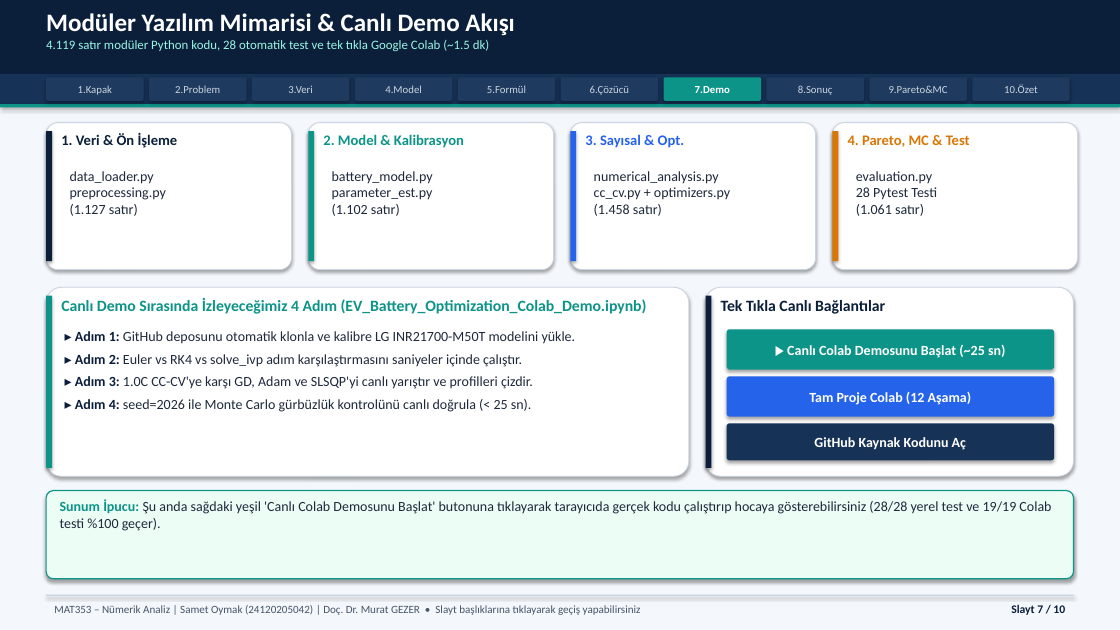
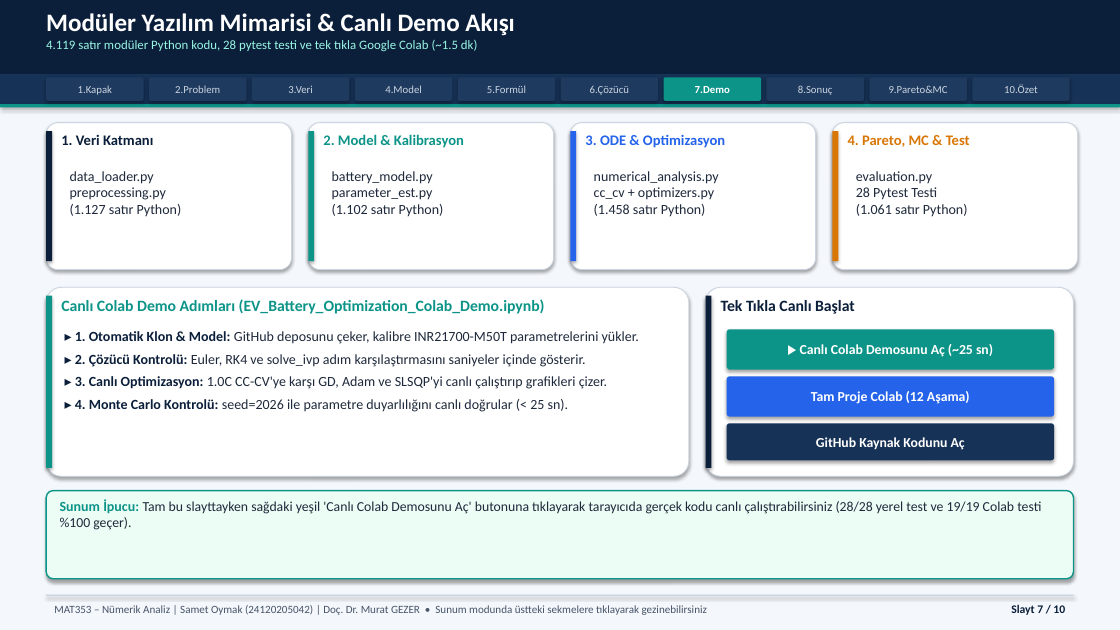
Before and after one commit to Sametoymak99/EV-Battery-Optimization, a slide deck: slide 7 of presentation/slides/MAT353_Sunum_Samet_Oymak.pptx. Drawn at 1120x630 pixels with LibreOffice and Linux fonts; fonts in the diff are those of the drawing. Boxes give left, top, right and bottom in pixels: in the first picture for what was removed or moved away, otherwise in the second. Text is boxed around its words. In the diff, an @@ line names an element or a change of style, - is before the commit and + after.

```diff
--- a/presentation/slides/MAT353_Sunum_Samet_Oymak.pptx
+++ b/presentation/slides/MAT353_Sunum_Samet_Oymak.pptx
@@ text at (x1=46, y1=40, x2=477, y2=51): text changed @@
-4.119 satır modüler Python kodu, 28 otomatik test ve tek tıkla Google Colab (~1.5 dk)
+4.119 satır modüler Python kodu, 28 pytest testi ve tek tıkla Google Colab (~1.5 dk)
@@ text at (x1=61, y1=135, x2=153, y2=145): text changed @@
-1. Veri & Ön İşleme
+1. Veri Katmanı
@@ text at (x1=585, y1=135, x2=725, y2=148): text changed @@
-3. Sayısal & Opt.
+3. ODE & Optimizasyon
@@ text at (x1=70, y1=171, x2=182, y2=216): text changed @@
-data_loader.py
-preprocessing.py
-(1.127 satır)
+data_loader.py
+preprocessing.py
+(1.127 satır Python)
@@ text at (x1=332, y1=171, x2=444, y2=216): text changed @@
-battery_model.py
-parameter_est.py
-(1.102 satır)
+battery_model.py
+parameter_est.py
+(1.102 satır Python)
@@ text at (x1=594, y1=171, x2=719, y2=216): text changed @@
-numerical_analysis.py
-cc_cv.py + optimizers.py
-(1.458 satır)
+numerical_analysis.py
+cc_cv + optimizers.py
+(1.458 satır Python)
@@ text at (x1=856, y1=171, x2=968, y2=216): text changed @@
-evaluation.py
-28 Pytest Testi
-(1.061 satır)
+evaluation.py
+28 Pytest Testi
+(1.061 satır Python)
@@ text at (x1=61, y1=299, x2=545, y2=314): text changed @@
-Canlı Demo Sırasında İzleyeceğimiz 4 Adım (EV_Battery_Optimization_Colab_Demo.ipynb)
+Canlı Colab Demo Adımları (EV_Battery_Optimization_Colab_Demo.ipynb)
@@ text at (x1=721, y1=300, x2=855, y2=314): text changed @@
-Tek Tıkla Canlı Bağlantılar
+Tek Tıkla Canlı Başlat
@@ text at (x1=75, y1=331, x2=639, y2=412): text changed @@
-▸ Adım 1: GitHub deposunu otomatik klonla ve kalibre LG INR21700-M50T modelini yükle.
-▸ Adım 2: Euler vs RK4 vs solve_ivp adım karşılaştırmasını saniyeler içinde çalıştır.
-▸ Adım 3: 1.0C CC-CV'ye karşı GD, Adam ve SLSQP'yi canlı yarıştır ve profilleri çizdir.
-▸ Adım 4: seed=2026 ile Monte Carlo gürbüzlük kontrolünü canlı doğrula (< 25 sn).
+▸ 1. Otomatik Klon & Model: GitHub deposunu çeker, kalibre INR21700-M50T parametrelerini yükler.
+▸ 2. Çözücü Kontrolü: Euler, RK4 ve solve_ivp adım karşılaştırmasını saniyeler içinde gösterir.
+▸ 3. Canlı Optimizasyon: 1.0C CC-CV'ye karşı GD, Adam ve SLSQP'yi canlı çalıştırıp grafikleri çizer.
+▸ 4. Monte Carlo Kontrolü: seed=2026 ile parametre duyarlılığını canlı doğrular (< 25 sn).
@@ text in rounded rectangle at (x1=800, y1=344, x2=993, y2=357): text changed; size 12 to 11.8 pt @@
-▶ Canlı Colab Demosunu Başlat (~25 sn)
+▶ Canlı Colab Demosunu Aç (~25 sn)
@@ rounded rectangle "Tam Proje Colab (12 Aşama)" at (x1=727, y1=376, x2=1054, y2=417): size 12 to 11.8 pt @@
@@ rounded rectangle "GitHub Kaynak Kodunu Aç" at (x1=727, y1=423, x2=1054, y2=460): size 12 to 11.8 pt @@
@@ rounded rectangle at (x1=46, y1=491, x2=1074, y2=579): outline #0D9488 1 pt to #0D9488 1.2 pt @@
@@ text at (x1=60, y1=499, x2=1041, y2=530): text changed; size 12 to 11.8 pt @@
-Sunum İpucu: Şu anda sağdaki yeşil 'Canlı Colab Demosunu Başlat' butonuna tıklayarak tarayıcıda gerçek kodu çalıştırıp hocaya gösterebilirsiniz (28/28 yerel test ve 19/19 Colab testi %100 geçer).
+Sunum İpucu: Tam bu slayttayken sağdaki yeşil 'Canlı Colab Demosunu Aç' butonuna tıklayarak tarayıcıda gerçek kodu canlı çalıştırabilirsiniz (28/28 yerel test ve 19/19 Colab testi %100 geçer).
@@ text at (x1=54, y1=605, x2=707, y2=615): text changed @@
-MAT353 – Nümerik Analiz | Samet Oymak (24120205042) | Doç. Dr. Murat GEZER • Slayt başlıklarına tıklayarak geçiş yapabilirsiniz
+MAT353 – Nümerik Analiz | Samet Oymak (24120205042) | Doç. Dr. Murat GEZER • Sunum modunda üstteki sekmelere tıklayarak gezinebilirsiniz
```
Also in this commit, not shown: 9 other slides changed, 1 other file.
